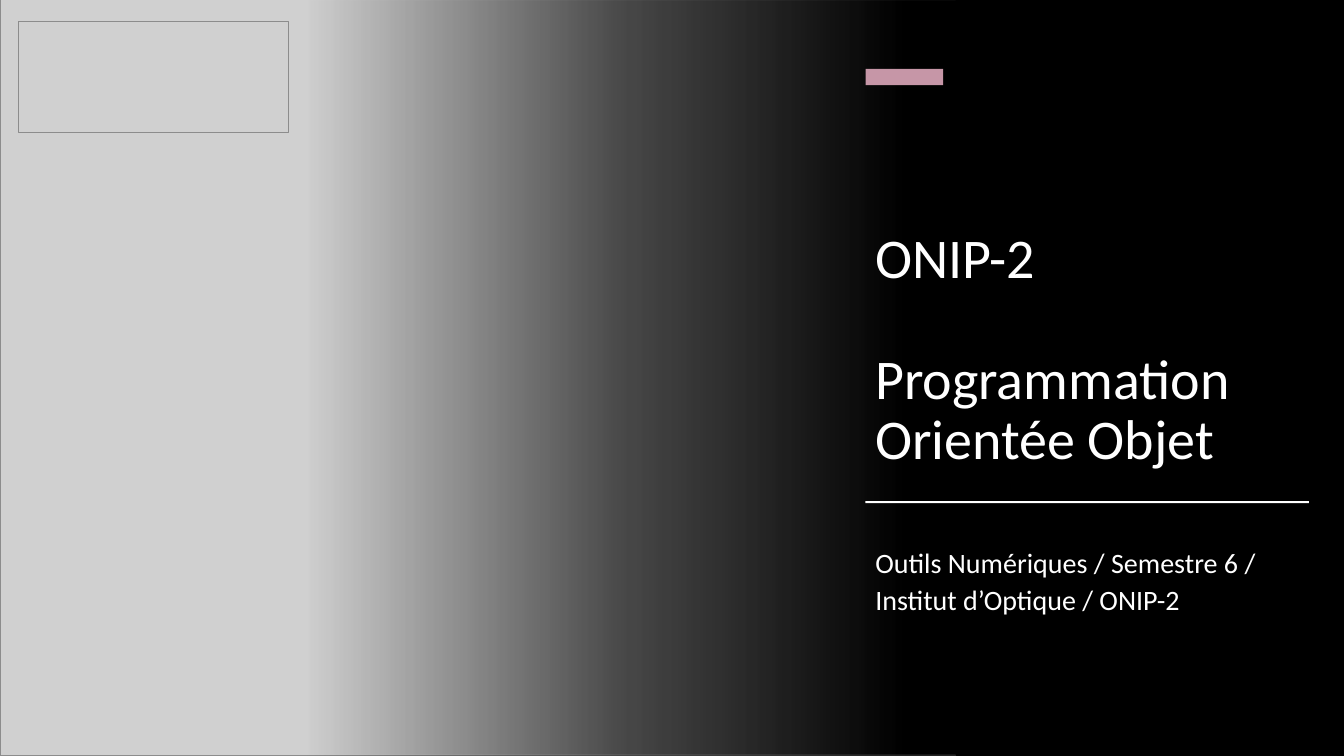
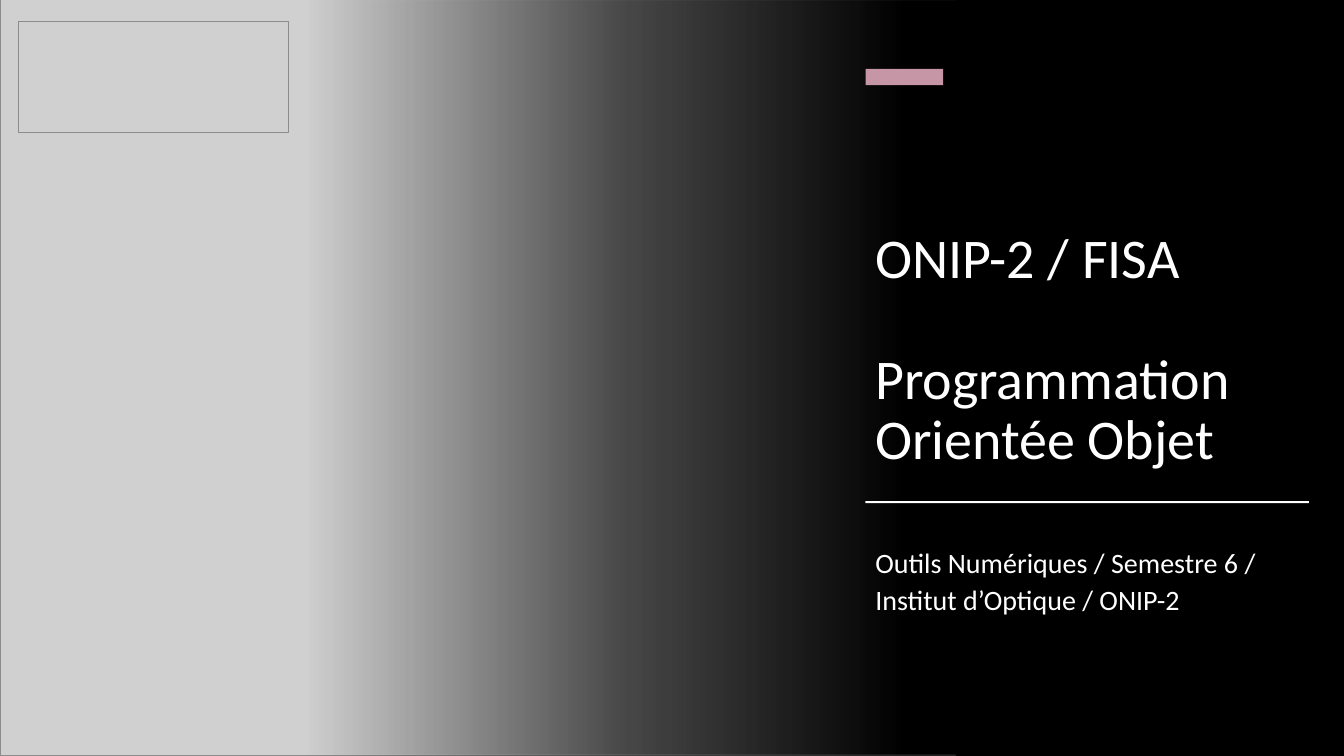
Before and after one commit to IOGS-Digital-Methods/semester-6, a slide deck: slide 1 of ONIP/S6_0_Intro/ONIP2_Classes_et_objets.pptx. Drawn at 1344x756 pixels with LibreOffice and Linux fonts; fonts in the diff are those of the drawing; grey boxes stand for pictures. Boxes give left, top, right and bottom in pixels: in the first picture for what was removed or moved away, otherwise in the second. Text is boxed around its words. In the diff, an @@ line names an element or a change of style, - is before the commit and + after.

Commit message:
Update FISE / ONIP-2

```diff
--- a/ONIP/S6_0_Intro/ONIP2_Classes_et_objets.pptx
+++ b/ONIP/S6_0_Intro/ONIP2_Classes_et_objets.pptx
@@ title at [875,241,1229,469]: text changed @@
-ONIP-2
-Programmation Orientée Objet
+ONIP-2 / FISA
+Programmation Orientée Objet
```
Also in this commit, not shown: 6 other slides changed, 13 slides added, 1 slide removed, 1 other file.
